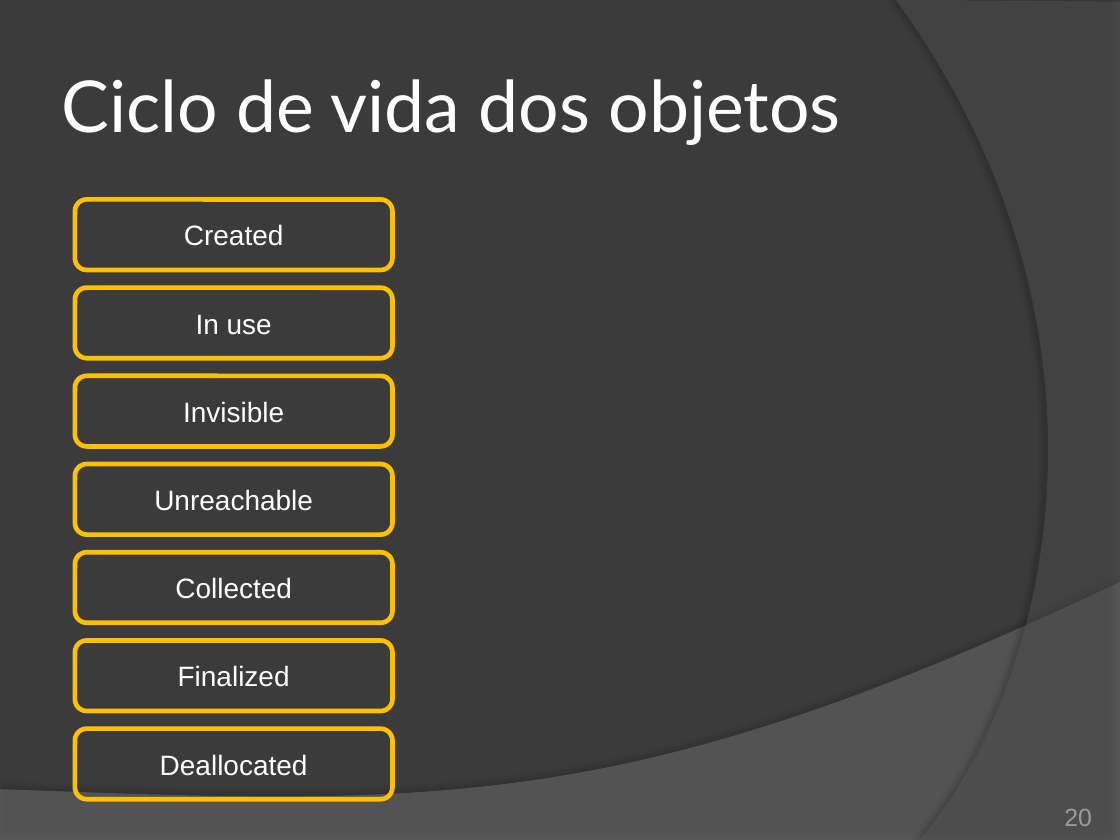
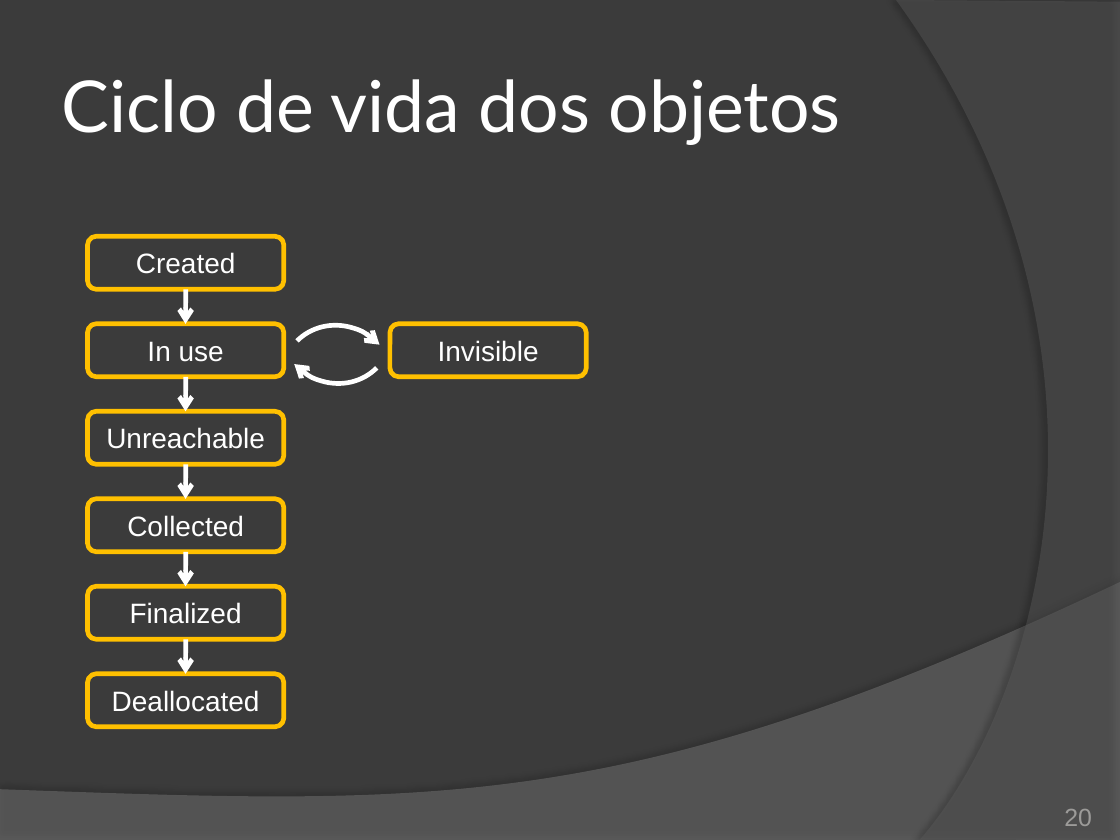
Before and after one commit to duchesqui/slzvieira-training, a slide deck: slide 20 of 2-Java-Programmer-Modulo-II/11.Capitulo05.pptx. Drawn at 1120x840 pixels with LibreOffice and Linux fonts; fonts in the diff are those of the drawing. Boxes give left, top, right and bottom in pixels: in the first picture for what was removed or moved away, otherwise in the second. Text is boxed around its words. In the diff, an @@ line names an element or a change of style, - is before the commit and + after.

Commit message:
Garbage Collector - Ciclo de vida dos objetos.

```diff
--- a/2-Java-Programmer-Modulo-II/11.Capitulo05.pptx
+++ b/2-Java-Programmer-Modulo-II/11.Capitulo05.pptx
@@ rounded rectangle "Created": place and size @@
-rounded rectangle "Created" at (75, 199, 392, 270)
+rounded rectangle "Created" at (87, 236, 283, 289)
@@ arc (boxed as its full ellipse) added at (254, 245, 415, 406), outline #FFFFFF 3 pt @@
@@ arrow added from (186, 289) to (186, 324), #FFFFFF 3 pt @@
@@ rounded rectangle "In use": place and size @@
-rounded rectangle "In use" at (75, 288, 392, 358)
+rounded rectangle "In use" at (87, 324, 283, 376)
@@ arc (boxed as its full ellipse) added at (258, 302, 420, 463), outline #FFFFFF 3 pt @@
@@ rounded rectangle "Invisible": place and size @@
-rounded rectangle "Invisible" at (75, 376, 392, 447)
+rounded rectangle "Invisible" at (390, 324, 586, 376)
@@ arrow added from (186, 377) to (186, 411), #FFFFFF 3 pt @@
@@ rounded rectangle "Unreachable": place and size @@
-rounded rectangle "Unreachable" at (75, 464, 392, 534)
+rounded rectangle "Unreachable" at (87, 411, 283, 464)
@@ arrow added from (186, 465) to (186, 498), #FFFFFF 3 pt @@
@@ rounded rectangle "Collected": place and size @@
-rounded rectangle "Collected" at (75, 552, 392, 623)
+rounded rectangle "Collected" at (87, 498, 283, 551)
@@ arrow added from (186, 552) to (186, 587), #FFFFFF 3 pt @@
@@ rounded rectangle "Finalized": place and size @@
-rounded rectangle "Finalized" at (75, 641, 392, 711)
+rounded rectangle "Finalized" at (87, 586, 283, 638)
@@ arrow added from (186, 640) to (186, 674), #FFFFFF 3 pt @@
@@ rounded rectangle "Deallocated": place and size @@
-rounded rectangle "Deallocated" at (75, 729, 392, 800)
+rounded rectangle "Deallocated" at (87, 674, 283, 727)
```
Also in this commit, not shown: 7 slides added.
